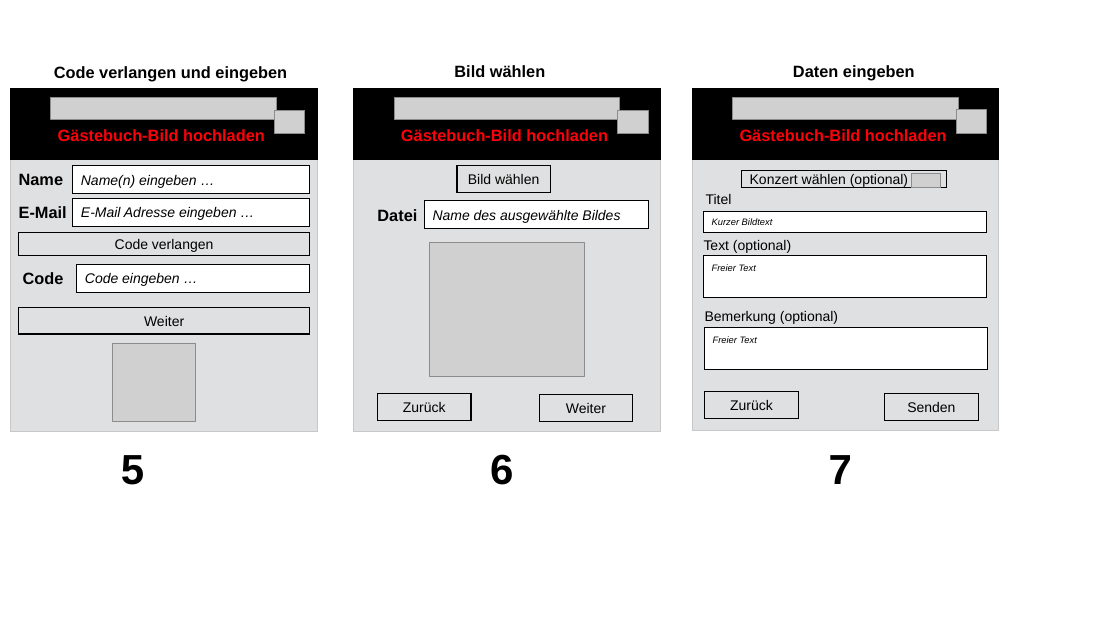
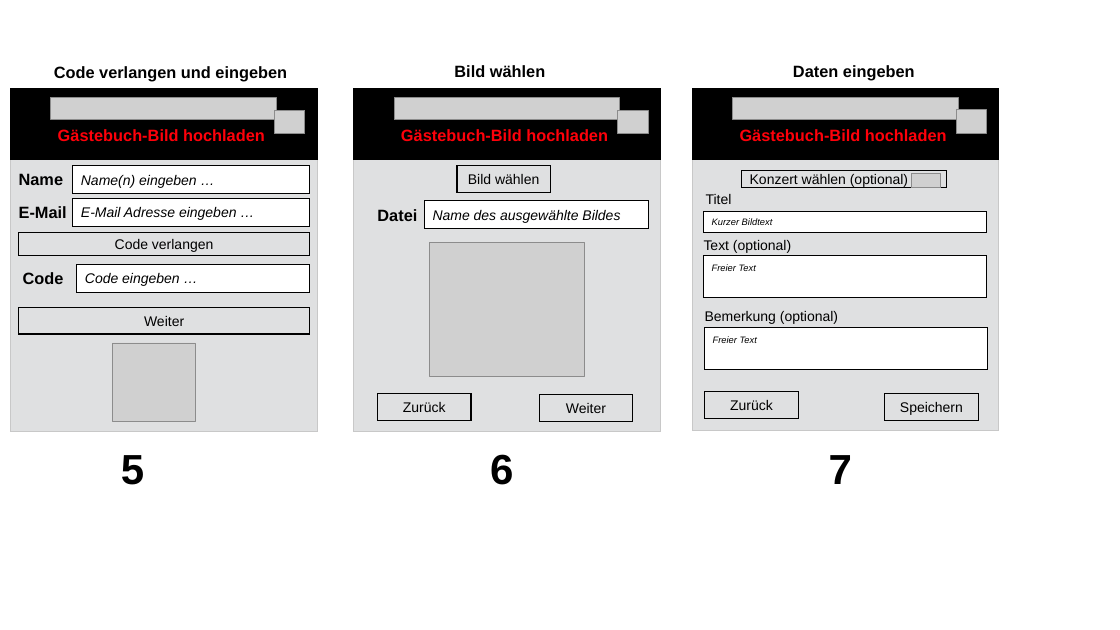
Before and after one commit to JazzLiveAarau/WwwGuestbook, a slide deck: slide 2 of Description/JazzGuestsUpload.pptx. Drawn at 1120x630 pixels with LibreOffice and Linux fonts; fonts in the diff are those of the drawing; grey boxes stand for pictures. Boxes give left, top, right and bottom in pixels: in the first picture for what was removed or moved away, otherwise in the second. Text is boxed around its words. In the diff, an @@ line names an element or a change of style, - is before the commit and + after.

```diff
--- a/Description/JazzGuestsUpload.pptx
+++ b/Description/JazzGuestsUpload.pptx
@@ text in rectangle at bbox=[900, 402, 963, 415]: text changed @@
-Senden
+Speichern
```
Also in this commit, not shown: 1 other slide changed, 5 other files.
